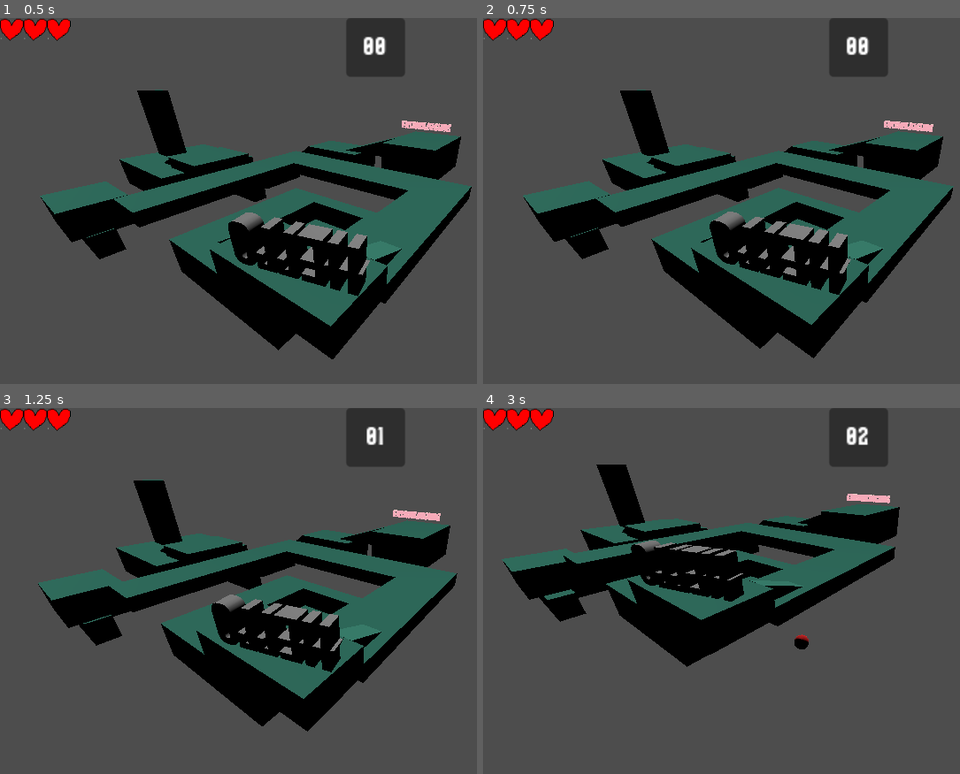
Above: before the commit, frames 1-4 (two rows, left to right).
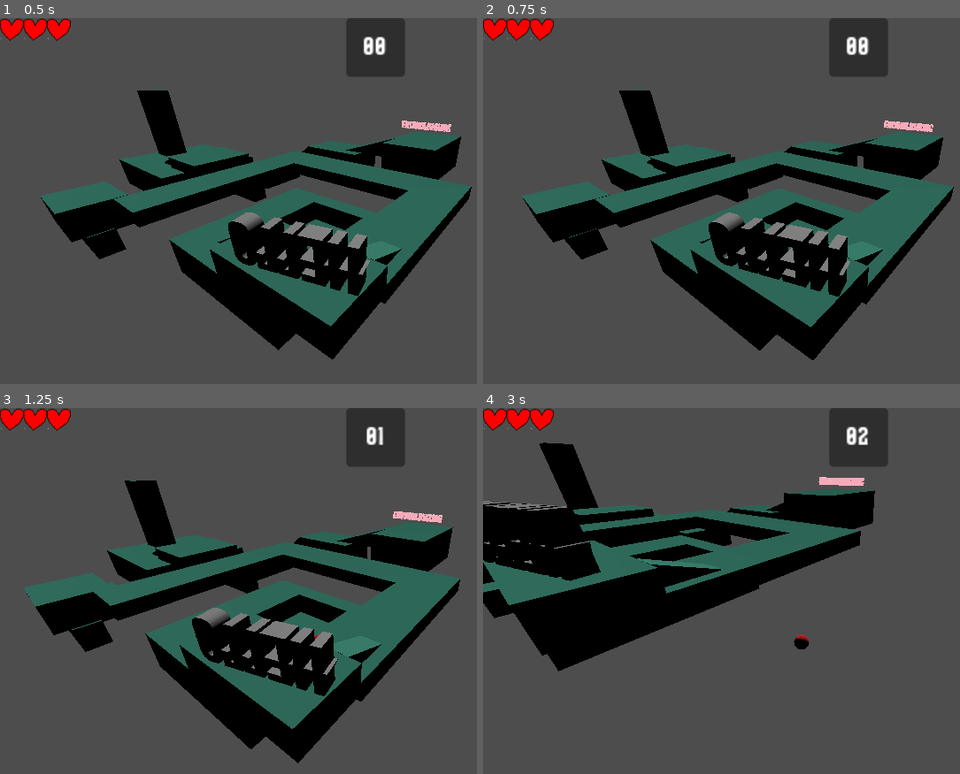
Above: after the commit, the same moments.

Repository: leon-arndt/InnoEngineJam2023
Game: Godot game, scene res://main.tscn
The game is run twice, just before and just after one commit, with the same random seed, the same clock (stepped at 60 frames per second) and the same inputs.
Inputs:
- Up to frame 1 (0.5 s): no input
- Up to frame 2 (0.75 s): tap Enter at 0.5 s; hold Right (move_right) from 0.53 s (still down)
- Up to frame 3 (1.25 s): keep holding Right (move_right)
- Up to frame 4 (3 s): release Right (move_right) at 1.28 s; hold Down (move_backward) 1.28-2.03 s; hold Right (move_right) 2.03-2.78 s; hold Up (move_forward) from 2.78 s (still down)

Frame 1 is identical in both runs. In frame 2, 1.7% of the frame differs, in the area x 8-99%, y 19-94%; in frame 3, 16%; in frame 4, 25%, in the area x 0-88%, y 9-72%.

Commit message:
fixed movement direction

Diff:
--- a/PlayerMovement.gd
+++ b/PlayerMovement.gd
@@ -13,4 +13,5 @@
 	var left = Input.get_action_strength("move_left")
 	var right = Input.get_action_strength("move_right")
 	var direction = Vector3(left-right, 0, forward-backward)
+	direction = Quaternion.from_euler(Vector3(0,45,0)) * direction
 	apply_central_force(direction * 800 * delta)
